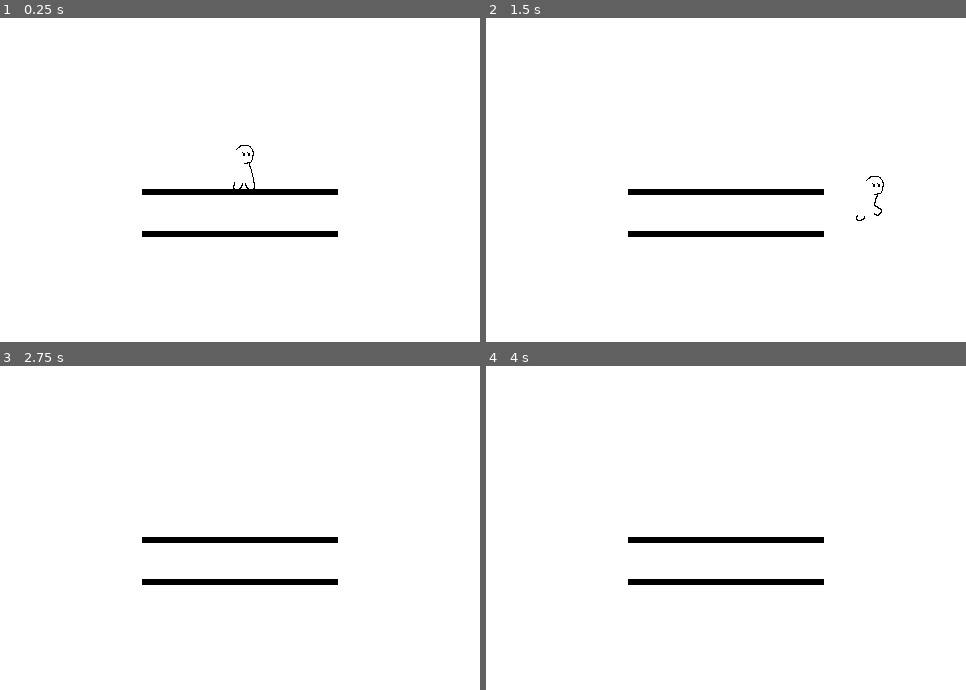
Above: before the commit, frames 1-4 (two rows, left to right).
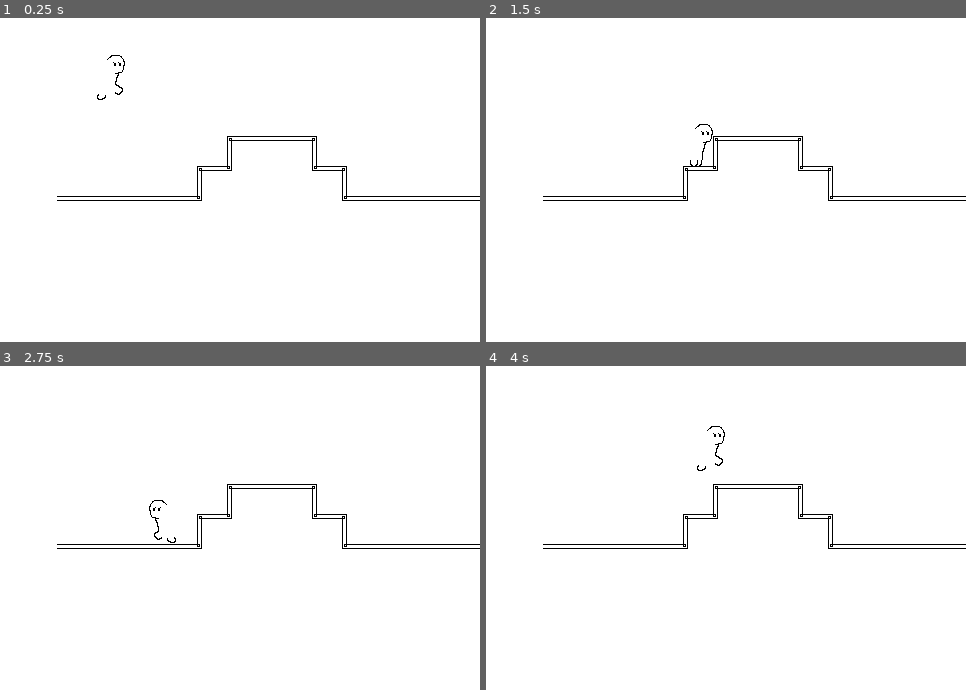
Above: after the commit, the same moments.

Repository: gracedes/card-platformer
Game: Godot game, scene res://scenes/test.tscn
The game is run twice, just before and just after one commit, with the same random seed, the same clock (stepped at 60 frames per second) and the same inputs.
Inputs:
- Up to frame 1 (0.25 s): no input
- Up to frame 2 (1.5 s): hold D (right) from 0.53 s (still down); tap Space (jump) at 0.77 s
- Up to frame 3 (2.75 s): tap Space (jump) at 1.52 s; release D (right) at 2.03 s; hold A (left) from 2.03 s (still down)
- Up to frame 4 (4 s): release A (left) at 2.78 s; hold D (right) from 2.78 s (still down); tap Space (jump) at 3.02, 3.77 s

The runs differ from the first frame. In frame 1, 2.4% of the frame differs, in the area x 11-100%, y 11-68%; in frame 2, 2.4%; in frame 3, 2.3%; in frame 4, 2.3%.

Commit message:
block prefabs and fixed hitbox flip issue

Diff:
--- /dev/null
+++ b/assets/prefabs/blocks/corner.tscn
@@ -0,0 +1,15 @@
+[gd_scene load_steps=3 format=3 uid="uid://bx7r3asko0vwd"]
+
+[ext_resource type="Texture2D" uid="uid://dnwbemmskf07n" path="res://assets/sprites/blocks/corner.png" id="1_v5ow4"]
+
+[sub_resource type="RectangleShape2D" id="RectangleShape2D_qe4lo"]
+
+[node name="StaticBody2D" type="StaticBody2D"]
+rotation = 1.5708
+
+[node name="Sprite2D" type="Sprite2D" parent="."]
+texture = ExtResource("1_v5ow4")
+
+[node name="CollisionShape2D" type="CollisionShape2D" parent="."]
+scale = Vector2(1.5, 1.5)
+shape = SubResource("RectangleShape2D_qe4lo")
--- /dev/null
+++ b/assets/prefabs/blocks/crate.tscn
@@ -0,0 +1,15 @@
+[gd_scene load_steps=3 format=3 uid="uid://dr50o8h1js5ot"]
+
+[ext_resource type="Texture2D" uid="uid://c0cftlclxuex4" path="res://assets/sprites/blocks/crate.png" id="1_qj0w6"]
+
+[sub_resource type="RectangleShape2D" id="RectangleShape2D_qe4lo"]
+
+[node name="StaticBody2D" type="StaticBody2D"]
+rotation = 1.5708
+
+[node name="Sprite2D" type="Sprite2D" parent="."]
+texture = ExtResource("1_qj0w6")
+
+[node name="CollisionShape2D" type="CollisionShape2D" parent="."]
+scale = Vector2(1.5, 1.5)
+shape = SubResource("RectangleShape2D_qe4lo")
--- /dev/null
+++ b/assets/prefabs/blocks/inner-corner.tscn
@@ -0,0 +1,15 @@
+[gd_scene load_steps=3 format=3 uid="uid://1s7tuval67dj"]
+
+[ext_resource type="Texture2D" uid="uid://c5emqc3li6ckj" path="res://assets/sprites/blocks/inner-corner.png" id="1_qtbdr"]
+
+[sub_resource type="RectangleShape2D" id="RectangleShape2D_qe4lo"]
+
+[node name="StaticBody2D" type="StaticBody2D"]
+rotation = 1.5708
+
+[node name="Sprite2D" type="Sprite2D" parent="."]
+texture = ExtResource("1_qtbdr")
+
+[node name="CollisionShape2D" type="CollisionShape2D" parent="."]
+scale = Vector2(1.5, 1.5)
+shape = SubResource("RectangleShape2D_qe4lo")
--- /dev/null
+++ b/assets/prefabs/blocks/pillar-end.tscn
@@ -0,0 +1,15 @@
+[gd_scene load_steps=3 format=3 uid="uid://c5y3cujcwjg04"]
+
+[ext_resource type="Texture2D" uid="uid://croyw3op1nqib" path="res://assets/sprites/blocks/pillar-end.png" id="1_ala3s"]
+
+[sub_resource type="RectangleShape2D" id="RectangleShape2D_qe4lo"]
+
+[node name="StaticBody2D" type="StaticBody2D"]
+rotation = 1.5708
+
+[node name="Sprite2D" type="Sprite2D" parent="."]
+texture = ExtResource("1_ala3s")
+
+[node name="CollisionShape2D" type="CollisionShape2D" parent="."]
+scale = Vector2(1.5, 1.5)
+shape = SubResource("RectangleShape2D_qe4lo")
--- /dev/null
+++ b/assets/prefabs/blocks/pillar.tscn
@@ -0,0 +1,15 @@
+[gd_scene load_steps=3 format=3 uid="uid://d3151e1ichxin"]
+
+[ext_resource type="Texture2D" uid="uid://v0hm7j576gjt" path="res://assets/sprites/blocks/pillar.png" id="1_r0h5l"]
+
+[sub_resource type="RectangleShape2D" id="RectangleShape2D_qe4lo"]
+
+[node name="StaticBody2D" type="StaticBody2D"]
+rotation = 1.5708
+
+[node name="Sprite2D" type="Sprite2D" parent="."]
+texture = ExtResource("1_r0h5l")
+
+[node name="CollisionShape2D" type="CollisionShape2D" parent="."]
+scale = Vector2(1.5, 1.5)
+shape = SubResource("RectangleShape2D_qe4lo")
--- /dev/null
+++ b/assets/prefabs/blocks/spikes.tscn
@@ -0,0 +1,10 @@
+[gd_scene load_steps=2 format=3 uid="uid://b4rfphb3mp1f6"]
+
+[ext_resource type="Texture2D" uid="uid://qqshbppk8cnu" path="res://assets/sprites/blocks/spikes.png" id="1_kyvl0"]
+
+[node name="StaticBody2D" type="StaticBody2D"]
+rotation = 1.5708
+
+[node name="Sprite2D" type="Sprite2D" parent="."]
+rotation = -1.5708
+texture = ExtResource("1_kyvl0")
--- /dev/null
+++ b/assets/prefabs/blocks/wall.tscn
@@ -0,0 +1,15 @@
+[gd_scene load_steps=3 format=3 uid="uid://bpru5ee2dc6ha"]
+
+[ext_resource type="Texture2D" uid="uid://bxn3qru8nvii3" path="res://assets/sprites/blocks/wall.png" id="1_7o68g"]
+
+[sub_resource type="RectangleShape2D" id="RectangleShape2D_qe4lo"]
+
+[node name="StaticBody2D" type="StaticBody2D"]
+rotation = 1.5708
+
+[node name="Sprite2D" type="Sprite2D" parent="."]
+texture = ExtResource("1_7o68g")
+
+[node name="CollisionShape2D" type="CollisionShape2D" parent="."]
+scale = Vector2(1.5, 1.5)
+shape = SubResource("RectangleShape2D_qe4lo")
--- a/assets/scripts/player/playerMovement.gd
+++ b/assets/scripts/player/playerMovement.gd
@@ -1,9 +1,13 @@
 extends CharacterBody2D
 
 @onready var _animated_sprite = $AnimatedSprite2D
+@onready var _collision_shape = $CollisionShape2D
 
 @export var SPEED = 150.0
 @export var JUMP_VELOCITY = -300.0
+
+var t = Transform2D(0.0, Vector2(1.735, 1.45), 0.0, Vector2(4.205, -0.16))
+var flipx = Transform2D(0.0, Vector2(1.735, 1.45), 0.0, Vector2(-4.205, -0.16))
 
 # Get the gravity from the project settings to be synced with RigidBody nodes.
 var gravity = ProjectSettings.get_setting("physics/2d/default_gravity")
@@ -32,14 +36,18 @@
 	if not is_on_floor():
 		if Input.is_action_pressed("left") and not Input.is_action_pressed("right"):
 			_animated_sprite.flip_h = true
+			_collision_shape.transform = flipx
 		elif Input.is_action_pressed("right"):
 			_animated_sprite.flip_h = false
+			_collision_shape.transform = t
 		_animated_sprite.play("jump")
 	elif Input.is_action_pressed("right") and not Input.is_action_pressed("left"):
 		_animated_sprite.flip_h = false
+		_collision_shape.transform = t
 		_animated_sprite.play("run")
 	elif Input.is_action_pressed("left") and not Input.is_action_pressed("right"):
 		_animated_sprite.flip_h = true
+		_collision_shape.transform = flipx
 		_animated_sprite.play("run")
 	else:
 		_animated_sprite.play("neutral")
--- a/scenes/test.tscn
+++ b/scenes/test.tscn
@@ -7,7 +7,9 @@
 [ext_resource type="Texture2D" uid="uid://ccyhwciapto6g" path="res://assets/sprites/protag/jump/protag-outline-jump-up.png" id="2_vfjtd"]
 [ext_resource type="Texture2D" uid="uid://c3tehk3fekxch" path="res://assets/sprites/protag/run/protag-outline-run-3.png" id="3_wssco"]
 [ext_resource type="Texture2D" uid="uid://c3qlsflhnmd7i" path="res://assets/sprites/protag/run/protag-outline-run-2.png" id="4_kf7h2"]
-[ext_resource type="Texture2D" uid="uid://dxfed15uyewlu" path="res://assets/sprites/placeholder-floor.png" id="6_tohtm"]
+[ext_resource type="PackedScene" uid="uid://bpru5ee2dc6ha" path="res://assets/prefabs/blocks/wall.tscn" id="8_qdtig"]
+[ext_resource type="PackedScene" uid="uid://1s7tuval67dj" path="res://assets/prefabs/blocks/inner-corner.tscn" id="9_wgccn"]
+[ext_resource type="PackedScene" uid="uid://bx7r3asko0vwd" path="res://assets/prefabs/blocks/corner.tscn" id="10_8b5ny"]
 
 [sub_resource type="SpriteFrames" id="SpriteFrames_2ye3r"]
 animations = [{
@@ -63,36 +65,64 @@
 "
 
 [sub_resource type="RectangleShape2D" id="RectangleShape2D_ywt8t"]
-size = Vector2(13.8158, 28.9474)
-
-[sub_resource type="RectangleShape2D" id="RectangleShape2D_dgns8"]
-size = Vector2(20, 21.1494)
+size = Vector2(12.9162, 30.3358)
 
 [node name="root" type="Node2D"]
 
 [node name="CharacterBody2D" type="CharacterBody2D" parent="."]
+position = Vector2(-130, -98)
 script = ExtResource("1_0hfq1")
 
 [node name="AnimatedSprite2D" type="AnimatedSprite2D" parent="CharacterBody2D"]
 sprite_frames = SubResource("SpriteFrames_2ye3r")
 animation = &"neutral"
-frame_progress = 0.372604
+frame_progress = 0.741641
 script = SubResource("GDScript_qy8ea")
 
 [node name="CollisionShape2D" type="CollisionShape2D" parent="CharacterBody2D"]
-position = Vector2(4.5, 1.50204e-05)
-scale = Vector2(1.52, 1.52)
+position = Vector2(4.20477, -0.160004)
+scale = Vector2(1.735, 1.45)
 shape = SubResource("RectangleShape2D_ywt8t")
 
 [node name="Camera2D" type="Camera2D" parent="."]
 
-[node name="StaticBody2D" type="StaticBody2D" parent="."]
-position = Vector2(0, 70)
-scale = Vector2(9.77, 2.175)
+[node name="platform" type="Node2D" parent="."]
 
-[node name="CollisionShape2D" type="CollisionShape2D" parent="StaticBody2D"]
-shape = SubResource("RectangleShape2D_dgns8")
+[node name="StaticBody2D" parent="platform" instance=ExtResource("8_qdtig")]
+position = Vector2(-113, 69)
+scale = Vector2(1, 4.655)
 
-[node name="Sprite2D" type="Sprite2D" parent="StaticBody2D"]
-scale = Vector2(0.67, 1.3)
-texture = ExtResource("6_tohtm")
+[node name="StaticBody2D2" parent="platform" instance=ExtResource("8_qdtig")]
+position = Vector2(177, 69)
+scale = Vector2(1, 4.655)
+
+[node name="StaticBody2D3" parent="platform" instance=ExtResource("9_wgccn")]
+position = Vector2(-28, 69)
+rotation = 0.0
+
+[node name="StaticBody2D4" parent="platform" instance=ExtResource("10_8b5ny")]
+position = Vector2(-28, 39)
+rotation = 0.0
+
+[node name="StaticBody2D5" parent="platform" instance=ExtResource("9_wgccn")]
+position = Vector2(2, 39)
+rotation = 0.0
+
+[node name="StaticBody2D6" parent="platform" instance=ExtResource("10_8b5ny")]
+position = Vector2(2, 9)
+rotation = 0.0
+
+[node name="StaticBody2D7" parent="platform" instance=ExtResource("8_qdtig")]
+position = Vector2(32, 9)
+
+[node name="StaticBody2D8" parent="platform" instance=ExtResource("10_8b5ny")]
+position = Vector2(62, 9)
+
+[node name="StaticBody2D9" parent="platform" instance=ExtResource("10_8b5ny")]
+position = Vector2(92, 39)
+
+[node name="StaticBody2D10" parent="platform" instance=ExtResource("9_wgccn")]
+position = Vector2(62, 39)
+
+[node name="StaticBody2D11" parent="platform" instance=ExtResource("9_wgccn")]
+position = Vector2(92, 69)
Binary file added: assets/sprites/blocks/corner.png
Not shown, added: assets/sprites/blocks/corner.png.import
Binary file added: assets/sprites/blocks/crate.png
Not shown, added: assets/sprites/blocks/crate.png.import
Binary file added: assets/sprites/blocks/inner-corner.png
Not shown, added: assets/sprites/blocks/inner-corner.png.import
Binary file added: assets/sprites/blocks/pillar-end.png
Not shown, added: assets/sprites/blocks/pillar-end.png.import
Binary file added: assets/sprites/blocks/pillar.png
Not shown, added: assets/sprites/blocks/pillar.png.import
Binary file added: assets/sprites/blocks/spikes.png
Not shown, added: assets/sprites/blocks/spikes.png.import
(and 4 more such lines)
